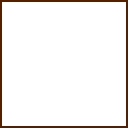
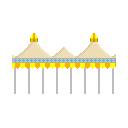
The second 128 × 128 image is a revision of the first. Changes to its layers:
removed layer "Layer 1" over [0, 0, 128, 128]
added layer "Layer 3" above "Layer 2" over [12, 33, 116, 94]
